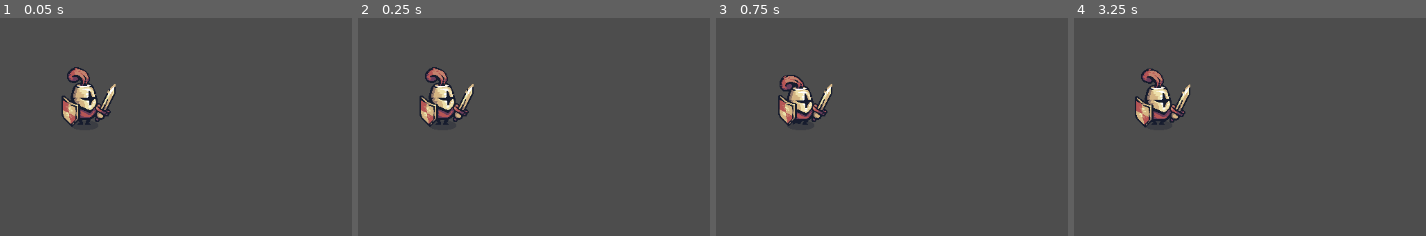
Above: before the commit, frames 1-4 (left to right).
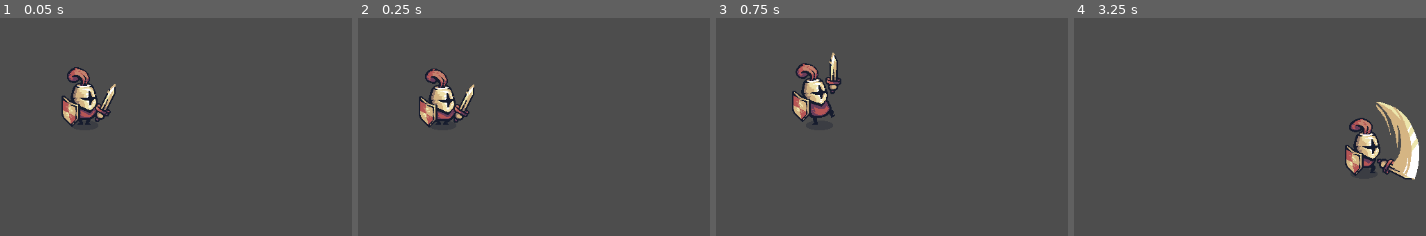
Above: after the commit, the same moments.

Repository: FlickFlash/dio-godot
Game: Godot game, scene res://test_scenes/test_player.tscn
Two runs of this game, one before a commit and one after it. Both use one fixed random seed, a clock stepped at 60 frames per second and the inputs below. The project has no main scene, so this scene is started directly.
Inputs (mouse positions are in pixels of both pictures, inside the frame that each line leads up to):
- Up to frame 1 (0.05 s): no input
- Up to frame 2 (0.25 s): no input
- Up to frame 3 (0.75 s): tap Enter (ui_accept) at 0.5 s; move the mouse to (outside the picture) at 0.52 s; hold Right (ui_right) from 0.53 s (still down); click (outside the picture) at 0.6 s
- Up to frame 4 (3.25 s): tap Enter (ui_accept) at 0.77, 0.8, 1.07, 1.35, 1.52, 1.82, 2.3, 3.02 s; move the mouse to (outside the picture) at 1.27 s; release Right (ui_right) at 1.28 s; hold Down (ui_down) 1.28-2.03 s; click (outside the picture) at 1.55 s; move the mouse to (outside the picture) at 2.02 s; hold Right (ui_right) 2.03-2.78 s; click (outside the picture) at 2.1 s; move the mouse to (outside the picture) at 2.77 s; hold Up (ui_up) from 2.78 s (still down); click (outside the picture) at 2.85 s

Frame 1 is identical in both runs. In frame 2, 1.5% of the frame differs, in the area x 17-34%, y 22-51%; in frame 3, 3.4%; in frame 4, 6.2%, in the area x 17-99%, y 23-75%.

Commit message:
Animação de ataques

Diff:
--- a/Tiny Swords/player/player.gd
+++ b/Tiny Swords/player/player.gd
@@ -1,14 +1,71 @@
 extends CharacterBody2D
 
-@onready var animation_player: AnimationPlayer = $AnimationPlayer
+@export var speed:float = 3
 
+@onready var animation_player:AnimationPlayer = $AnimationPlayer
+@onready var sprite_player:Sprite2D = $Sprite2D
+
+var input_vector: Vector2 = Vector2(0,0)
 var is_running: bool = false
+var was_running: bool = false
+var is_attacking: bool = false
+var attack_cooldown: float = 0.0
 
 func _process(delta: float) -> void:
-	if Input.is_action_just_pressed("ui_accept"):
-		if is_running:
+	read_input()
+
+	update_attack_cooldown(delta)
+	if Input.is_action_just_pressed("attack"):
+		attack()
+
+	play_run_idle_animation()
+	rotate_sprite()
+
+
+func _physics_process(_delta: float) -> void:
+	var target_velocity = input_vector * speed * 100
+	if is_attacking:
+		target_velocity *= 0.25
+	velocity = lerp(velocity, target_velocity, 0.5)
+	move_and_slide()
+
+func update_attack_cooldown(delta: float) -> void:
+	if is_attacking:
+		attack_cooldown -= delta
+		if attack_cooldown <= 0.0:
+			is_attacking = false
+			is_running = false
 			animation_player.play("idle")
-			is_running = false
-		else:
-			animation_player.play("run")
-			is_running = true
+
+func read_input() -> void:
+	input_vector = Input.get_vector("ui_left", "ui_right", "ui_up", "ui_down")
+
+	#var deadzone = 0.15
+	if abs(input_vector.x) < 0.15:
+		input_vector.x = 0
+	if abs(input_vector.y) < 0.15:
+		input_vector.y = 0
+
+	was_running = is_running
+	is_running = not input_vector.is_zero_approx()
+
+func play_run_idle_animation() -> void:
+	if not is_attacking:
+		if was_running != is_running:
+			if is_running:
+				animation_player.play("run")
+			else:
+				animation_player.play("idle")
+
+func rotate_sprite() -> void:
+	if input_vector.x > 0 :
+		sprite_player.flip_h = false
+	elif input_vector.x < 0:
+		sprite_player.flip_h = true
+
+func attack() -> void:
+	if is_attacking:
+		return
+	animation_player.play("attack_side_1")
+	attack_cooldown = 0.6
+	is_attacking = true
--- a/Tiny Swords/player/player.tscn
+++ b/Tiny Swords/player/player.tscn
@@ -6,6 +6,21 @@
 [sub_resource type="CapsuleShape2D" id="CapsuleShape2D_o5uby"]
 radius = 16.0
 height = 32.0
+
+[sub_resource type="Animation" id="Animation_g3bv1"]
+length = 0.001
+tracks/0/type = "value"
+tracks/0/imported = false
+tracks/0/enabled = true
+tracks/0/path = NodePath("Sprite2D:frame_coords")
+tracks/0/interp = 1
+tracks/0/loop_wrap = true
+tracks/0/keys = {
+"times": PackedFloat32Array(0),
+"transitions": PackedFloat32Array(1),
+"update": 1,
+"values": [Vector2i(0, 0)]
+}
 
 [sub_resource type="Animation" id="Animation_2nith"]
 resource_name = "idle"
@@ -22,21 +37,6 @@
 "transitions": PackedFloat32Array(1, 1, 1, 1, 1, 1),
 "update": 1,
 "values": [Vector2i(0, 0), Vector2i(1, 0), Vector2i(2, 0), Vector2i(3, 0), Vector2i(4, 0), Vector2i(5, 0)]
-}
-
-[sub_resource type="Animation" id="Animation_g3bv1"]
-length = 0.001
-tracks/0/type = "value"
-tracks/0/imported = false
-tracks/0/enabled = true
-tracks/0/path = NodePath("Sprite2D:frame_coords")
-tracks/0/interp = 1
-tracks/0/loop_wrap = true
-tracks/0/keys = {
-"times": PackedFloat32Array(0),
-"transitions": PackedFloat32Array(1),
-"update": 1,
-"values": [Vector2i(0, 0)]
 }
 
 [sub_resource type="Animation" id="Animation_0sjkr"]
@@ -56,9 +56,111 @@
 "values": [Vector2i(0, 1), Vector2i(1, 1), Vector2i(2, 1), Vector2i(3, 1), Vector2i(4, 1), Vector2i(5, 1), Vector2i(0, 1)]
 }
 
+[sub_resource type="Animation" id="Animation_xhyl4"]
+resource_name = "attack_side_1"
+length = 0.6
+tracks/0/type = "value"
+tracks/0/imported = false
+tracks/0/enabled = true
+tracks/0/path = NodePath("Sprite2D:frame_coords")
+tracks/0/interp = 1
+tracks/0/loop_wrap = true
+tracks/0/keys = {
+"times": PackedFloat32Array(0, 0.1, 0.2, 0.3, 0.4, 0.5),
+"transitions": PackedFloat32Array(1, 1, 1, 1, 1, 1),
+"update": 1,
+"values": [Vector2i(0, 2), Vector2i(1, 2), Vector2i(2, 2), Vector2i(3, 2), Vector2i(4, 2), Vector2i(5, 2)]
+}
+
+[sub_resource type="Animation" id="Animation_wbi50"]
+resource_name = "attack_side_2"
+length = 0.6
+tracks/0/type = "value"
+tracks/0/imported = false
+tracks/0/enabled = true
+tracks/0/path = NodePath("Sprite2D:frame_coords")
+tracks/0/interp = 1
+tracks/0/loop_wrap = true
+tracks/0/keys = {
+"times": PackedFloat32Array(0, 0.1, 0.2, 0.3, 0.4, 0.5),
+"transitions": PackedFloat32Array(1, 1, 1, 1, 1, 1),
+"update": 1,
+"values": [Vector2i(0, 3), Vector2i(1, 3), Vector2i(2, 3), Vector2i(3, 3), Vector2i(4, 3), Vector2i(5, 3)]
+}
+
+[sub_resource type="Animation" id="Animation_5ufrh"]
+resource_name = "attack_down_1"
+length = 0.6
+tracks/0/type = "value"
+tracks/0/imported = false
+tracks/0/enabled = true
+tracks/0/path = NodePath("Sprite2D:frame_coords")
+tracks/0/interp = 1
+tracks/0/loop_wrap = true
+tracks/0/keys = {
+"times": PackedFloat32Array(0, 0.1, 0.2, 0.3, 0.4, 0.5),
+"transitions": PackedFloat32Array(1, 1, 1, 1, 1, 1),
+"update": 1,
+"values": [Vector2i(0, 4), Vector2i(1, 4), Vector2i(2, 4), Vector2i(3, 4), Vector2i(4, 4), Vector2i(5, 4)]
+}
+
+[sub_resource type="Animation" id="Animation_mbhr6"]
+resource_name = "attack_down_2"
+length = 0.6
+tracks/0/type = "value"
+tracks/0/imported = false
+tracks/0/enabled = true
+tracks/0/path = NodePath("Sprite2D:frame_coords")
+tracks/0/interp = 1
+tracks/0/loop_wrap = true
+tracks/0/keys = {
+"times": PackedFloat32Array(0, 0.1, 0.2, 0.3, 0.4, 0.5, 0.6),
+"transitions": PackedFloat32Array(1, 1, 1, 1, 1, 1, 1),
+"update": 1,
+"values": [Vector2i(0, 5), Vector2i(1, 5), Vector2i(2, 5), Vector2i(3, 5), Vector2i(4, 5), Vector2i(5, 5), Vector2i(0, 6)]
+}
+
+[sub_resource type="Animation" id="Animation_nmkan"]
+resource_name = "attack_up_1"
+length = 0.6
+tracks/0/type = "value"
+tracks/0/imported = false
+tracks/0/enabled = true
+tracks/0/path = NodePath("Sprite2D:frame_coords")
+tracks/0/interp = 1
+tracks/0/loop_wrap = true
+tracks/0/keys = {
+"times": PackedFloat32Array(0, 0.1, 0.2, 0.3, 0.4, 0.5),
+"transitions": PackedFloat32Array(1, 1, 1, 1, 1, 1),
+"update": 1,
+"values": [Vector2i(0, 6), Vector2i(1, 6), Vector2i(2, 6), Vector2i(3, 6), Vector2i(4, 6), Vector2i(5, 6)]
+}
+
+[sub_resource type="Animation" id="Animation_qk8tq"]
+resource_name = "attack_up_2"
+length = 0.6
+tracks/0/type = "value"
+tracks/0/imported = false
+tracks/0/enabled = true
+tracks/0/path = NodePath("Sprite2D:frame_coords")
+tracks/0/interp = 1
+tracks/0/loop_wrap = true
+tracks/0/keys = {
+"times": PackedFloat32Array(0, 0.1, 0.2, 0.3, 0.4, 0.5),
+"transitions": PackedFloat32Array(1, 1, 1, 1, 1, 1),
+"update": 1,
+"values": [Vector2i(0, 7), Vector2i(1, 7), Vector2i(2, 7), Vector2i(3, 7), Vector2i(4, 7), Vector2i(5, 7)]
+}
+
 [sub_resource type="AnimationLibrary" id="AnimationLibrary_njhmy"]
 _data = {
 "RESET": SubResource("Animation_g3bv1"),
+"attack_down_1": SubResource("Animation_5ufrh"),
+"attack_down_2": SubResource("Animation_mbhr6"),
+"attack_side_1": SubResource("Animation_xhyl4"),
+"attack_side_2": SubResource("Animation_wbi50"),
+"attack_up_1": SubResource("Animation_nmkan"),
+"attack_up_2": SubResource("Animation_qk8tq"),
 "idle": SubResource("Animation_2nith"),
 "run": SubResource("Animation_0sjkr")
 }
@@ -80,3 +182,4 @@
 libraries = {
 "": SubResource("AnimationLibrary_njhmy")
 }
+autoplay = "idle"
--- a/Tiny Swords/project.godot
+++ b/Tiny Swords/project.godot
@@ -14,6 +14,48 @@
 config/features=PackedStringArray("4.2", "Forward Plus")
 config/icon="res://icon.svg"
 
+[input]
+
+ui_left={
+"deadzone": 0.5,
+"events": [Object(InputEventKey,"resource_local_to_scene":false,"resource_name":"","device":0,"window_id":0,"alt_pressed":false,"shift_pressed":false,"ctrl_pressed":false,"meta_pressed":false,"pressed":false,"keycode":4194319,"physical_keycode":0,"key_label":0,"unicode":0,"echo":false,"script":null)
+, Object(InputEventJoypadButton,"resource_local_to_scene":false,"resource_name":"","device":0,"button_index":13,"pressure":0.0,"pressed":false,"script":null)
+, Object(InputEventJoypadMotion,"resource_local_to_scene":false,"resource_name":"","device":0,"axis":0,"axis_value":-1.0,"script":null)
+, Object(InputEventKey,"resource_local_to_scene":false,"resource_name":"","device":-1,"window_id":0,"alt_pressed":false,"shift_pressed":false,"ctrl_pressed":false,"meta_pressed":false,"pressed":false,"keycode":0,"physical_keycode":65,"key_label":0,"unicode":97,"echo":false,"script":null)
+]
+}
+ui_right={
+"deadzone": 0.5,
+"events": [Object(InputEventKey,"resource_local_to_scene":false,"resource_name":"","device":0,"window_id":0,"alt_pressed":false,"shift_pressed":false,"ctrl_pressed":false,"meta_pressed":false,"pressed":false,"keycode":4194321,"physical_keycode":0,"key_label":0,"unicode":0,"echo":false,"script":null)
+, Object(InputEventJoypadButton,"resource_local_to_scene":false,"resource_name":"","device":0,"button_index":14,"pressure":0.0,"pressed":false,"script":null)
+, Object(InputEventJoypadMotion,"resource_local_to_scene":false,"resource_name":"","device":0,"axis":0,"axis_value":1.0,"script":null)
+, Object(InputEventKey,"resource_local_to_scene":false,"resource_name":"","device":-1,"window_id":0,"alt_pressed":false,"shift_pressed":false,"ctrl_pressed":false,"meta_pressed":false,"pressed":false,"keycode":0,"physical_keycode":68,"key_label":0,"unicode":100,"echo":false,"script":null)
+]
+}
+ui_up={
+"deadzone": 0.5,
+"events": [Object(InputEventKey,"resource_local_to_scene":false,"resource_name":"","device":0,"window_id":0,"alt_pressed":false,"shift_pressed":false,"ctrl_pressed":false,"meta_pressed":false,"pressed":false,"keycode":4194320,"physical_keycode":0,"key_label":0,"unicode":0,"echo":false,"script":null)
+, Object(InputEventJoypadButton,"resource_local_to_scene":false,"resource_name":"","device":0,"button_index":11,"pressure":0.0,"pressed":false,"script":null)
+, Object(InputEventJoypadMotion,"resource_local_to_scene":false,"resource_name":"","device":0,"axis":1,"axis_value":-1.0,"script":null)
+, Object(InputEventKey,"resource_local_to_scene":false,"resource_name":"","device":-1,"window_id":0,"alt_pressed":false,"shift_pressed":false,"ctrl_pressed":false,"meta_pressed":false,"pressed":false,"keycode":0,"physical_keycode":87,"key_label":0,"unicode":119,"echo":false,"script":null)
+]
+}
+ui_down={
+"deadzone": 0.5,
+"events": [Object(InputEventKey,"resource_local_to_scene":false,"resource_name":"","device":0,"window_id":0,"alt_pressed":false,"shift_pressed":false,"ctrl_pressed":false,"meta_pressed":false,"pressed":false,"keycode":4194322,"physical_keycode":0,"key_label":0,"unicode":0,"echo":false,"script":null)
+, Object(InputEventJoypadButton,"resource_local_to_scene":false,"resource_name":"","device":0,"button_index":12,"pressure":0.0,"pressed":false,"script":null)
+, Object(InputEventJoypadMotion,"resource_local_to_scene":false,"resource_name":"","device":0,"axis":1,"axis_value":1.0,"script":null)
+, Object(InputEventKey,"resource_local_to_scene":false,"resource_name":"","device":-1,"window_id":0,"alt_pressed":false,"shift_pressed":false,"ctrl_pressed":false,"meta_pressed":false,"pressed":false,"keycode":0,"physical_keycode":83,"key_label":0,"unicode":115,"echo":false,"script":null)
+]
+}
+attack={
+"deadzone": 0.5,
+"events": [Object(InputEventMouseButton,"resource_local_to_scene":false,"resource_name":"","device":-1,"window_id":0,"alt_pressed":false,"shift_pressed":false,"ctrl_pressed":false,"meta_pressed":false,"button_mask":1,"position":Vector2(83, 15),"global_position":Vector2(86, 47),"factor":1.0,"button_index":1,"canceled":false,"pressed":true,"double_click":false,"script":null)
+, Object(InputEventKey,"resource_local_to_scene":false,"resource_name":"","device":-1,"window_id":0,"alt_pressed":false,"shift_pressed":false,"ctrl_pressed":false,"meta_pressed":false,"pressed":false,"keycode":0,"physical_keycode":32,"key_label":0,"unicode":32,"echo":false,"script":null)
+, Object(InputEventJoypadButton,"resource_local_to_scene":false,"resource_name":"","device":-1,"button_index":0,"pressure":0.0,"pressed":false,"script":null)
+]
+}
+
 [rendering]
 
 textures/canvas_textures/default_texture_filter=0
--- a/Tiny Swords/test_scenes/test_player.tscn
+++ b/Tiny Swords/test_scenes/test_player.tscn
@@ -6,3 +6,4 @@
 
 [node name="Player" parent="." instance=ExtResource("1_88utw")]
 position = Vector2(201, 150)
+motion_mode = 1
Not shown: 1 places in Tiny Swords/player/player.tscn that only renumber resources
